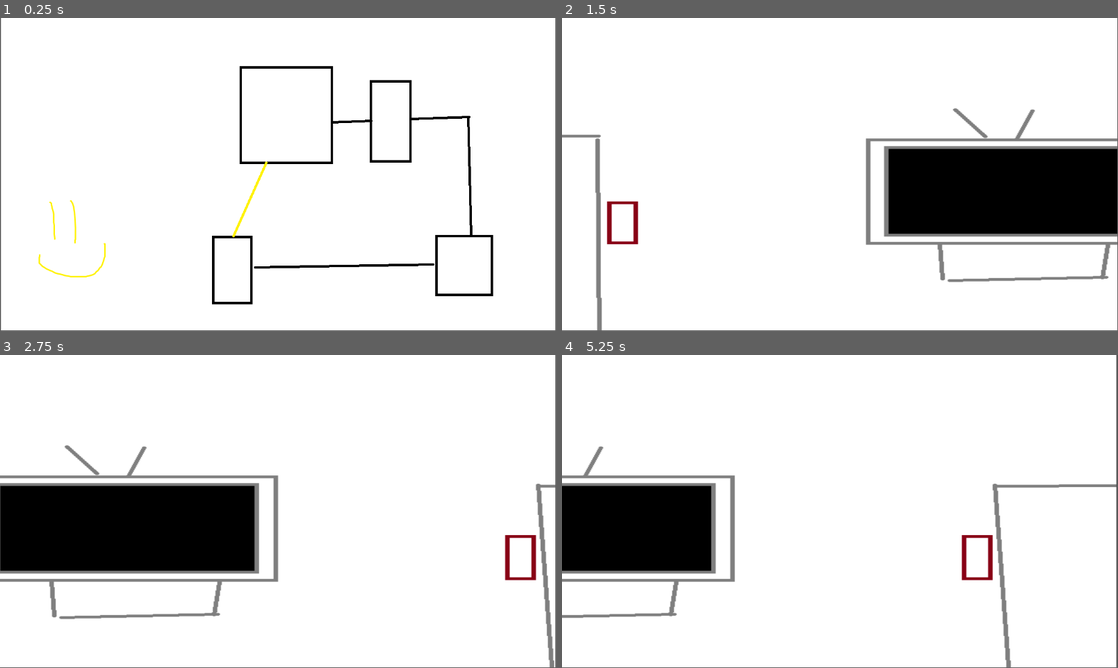
Above: before the commit, frames 1-4 (two rows, left to right).
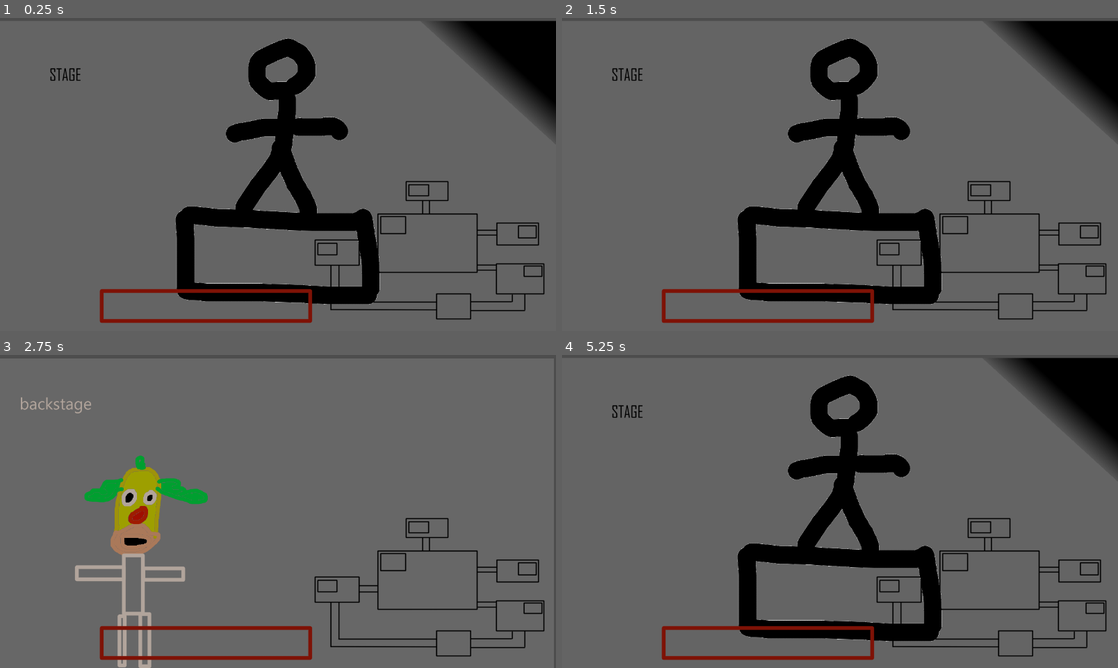
Above: after the commit, the same moments.

Repository: hcmack/FNAFClone
Game: Godot game, scene res://scenes/cameras.tscn
The game is run twice, just before and just after one commit, with the same random seed, the same clock (stepped at 60 frames per second) and the same inputs. This scene is started directly instead of the project's main scene. The engine's default icon, where the game draws it, is replaced by a stand-in: a white triangle on a blue panel in a dark square.
Inputs (mouse positions are in pixels of both pictures, inside the frame that each line leads up to):
- Up to frame 1 (0.25 s): no input
- Up to frame 2 (1.5 s): click (628, 243) at 0.52 s; click (956, 224) at 1.27 s
- Up to frame 3 (2.75 s): click (417, 527) at 2.02 s
- Up to frame 4 (5.25 s): click (1095, 608) at 2.77 s; click (1090, 567) at 3.52 s; click (890, 586) at 4.27 s; click (956, 561) at 5.02 s
In our replay, the window is 799x449 before the commit and 800x450 after it. These sizes can differ from the game's own. Grey fills any space a smaller window leaves; there, only what the larger window draws over its background counts as a difference.

The runs differ from the first frame. In frame 1, 99% of the frame differs, in the area x 0-100%, y 0-100%; in frame 2, 99%; in frame 3, 98%; in frame 4, 99%.

Commit message:
Implemented Camera System

Diff:
--- /dev/null
+++ b/krustyland/camerabutton.gd
@@ -0,0 +1,6 @@
+extends TextureButton
+
+@export var cam_name: String
+
+func _pressed():
+	get_tree().current_scene.switch_camera(cam_name)
--- a/krustyland/project.godot
+++ b/krustyland/project.godot
@@ -19,6 +19,11 @@
 
 Scenemanager="*res://scripts/scenemanager.gd"
 
+[display]
+
+window/size/viewport_width=1280
+window/size/viewport_height=720
+
 [rendering]
 
 renderer/rendering_method="gl_compatibility"
--- a/krustyland/scenes/cameras.tscn
+++ b/krustyland/scenes/cameras.tscn
@@ -1,57 +1,109 @@
-[gd_scene load_steps=3 format=3 uid="uid://b7ksjomu8b5w3"]
+[gd_scene load_steps=10 format=3 uid="uid://b7ksjomu8b5w3"]
 
-[ext_resource type="Texture2D" uid="uid://j6rnu76xfjj1" path="res://assets/cameraplaceholder.png" id="1_h5uep"]
+[ext_resource type="Script" uid="uid://ig1mded31ymf" path="res://scripts/cameramanager.gd" id="1_oxqm8"]
+[ext_resource type="Texture2D" uid="uid://oi8eu1tmguqa" path="res://assets/StagePlaceholder.png" id="2_m56dj"]
+[ext_resource type="Texture2D" uid="uid://cb1g1d3ukb181" path="res://assets/UICameraLayer.png" id="2_n25nf"]
 [ext_resource type="Script" uid="uid://blxua6w3dsvux" path="res://scripts/onHover.gd" id="2_or487"]
+[ext_resource type="Texture2D" uid="uid://c8c8887s1gjhf" path="res://assets/PlayplacePlaceholer.png" id="3_oxqm8"]
+[ext_resource type="Texture2D" uid="uid://bl1xlappdhheb" path="res://assets/BackstagePlaceholder.png" id="4_wvj20"]
+[ext_resource type="Texture2D" uid="uid://bcm7xyjab2i8r" path="res://assets/RidePlaceholder.png" id="5_emtye"]
+[ext_resource type="Texture2D" uid="uid://bg7dttwfxe0vc" path="res://assets/KitchenPlaceholder.png" id="6_vxmxo"]
+[ext_resource type="Script" uid="uid://cc38idkjaw5ry" path="res://camerabutton.gd" id="7_wvj20"]
 
 [node name="root" type="Node2D"]
-
-[node name="Cameraplaceholder" type="Sprite2D" parent="."]
-position = Vector2(2, 0)
-texture = ExtResource("1_h5uep")
-
-[node name="Camera2D" type="Camera2D" parent="."]
-
-[node name="backToOffice" type="TextureButton" parent="."]
-offset_left = -527.0
-offset_top = 63.0
-offset_right = -350.0
-offset_bottom = 229.0
-script = ExtResource("2_or487")
-scene_path = "res://scenes/office.tscn"
+script = ExtResource("1_oxqm8")
 
 [node name="StageCam" type="Node2D" parent="."]
 
-[node name="LeftHallCam" type="Node2D" parent="."]
+[node name="StagePlaceholder" type="Sprite2D" parent="StageCam"]
+position = Vector2(640, 367)
+texture = ExtResource("2_m56dj")
 
-[node name="RightHallCam" type="Node2D" parent="."]
+[node name="PlayroomCam" type="Node2D" parent="."]
+
+[node name="PlayplacePlaceholer" type="Sprite2D" parent="PlayroomCam"]
+position = Vector2(637, 359)
+texture = ExtResource("3_oxqm8")
+
+[node name="BackroomCam" type="Node2D" parent="."]
+
+[node name="BackstagePlaceholder" type="Sprite2D" parent="BackroomCam"]
+position = Vector2(635, 368)
+texture = ExtResource("4_wvj20")
 
 [node name="RideCam" type="Node2D" parent="."]
 
+[node name="RidePlaceholder" type="Sprite2D" parent="RideCam"]
+position = Vector2(635, 366)
+texture = ExtResource("5_emtye")
+
 [node name="BurgerCam" type="Node2D" parent="."]
+
+[node name="KitchenPlaceholder" type="Sprite2D" parent="BurgerCam"]
+position = Vector2(644, 366)
+texture = ExtResource("6_vxmxo")
 
 [node name="UIElements" type="CanvasLayer" parent="."]
 
 [node name="StageCam" type="TextureButton" parent="UIElements"]
-offset_right = 40.0
-offset_bottom = 40.0
+offset_left = 877.0
+offset_top = 458.0
+offset_right = 933.0
+offset_bottom = 498.0
+script = ExtResource("7_wvj20")
+cam_name = "StageCam"
+metadata/_edit_use_anchors_ = true
 
-[node name="LHallCam" type="TextureButton" parent="UIElements"]
-offset_right = 40.0
-offset_bottom = 40.0
+[node name="BackroomCam" type="TextureButton" parent="UIElements"]
+offset_left = 943.0
+offset_top = 384.0
+offset_right = 986.0
+offset_bottom = 409.0
+script = ExtResource("7_wvj20")
+cam_name = "BackroomCam"
+metadata/_edit_use_anchors_ = true
 
-[node name="RHallCam" type="TextureButton" parent="UIElements"]
-offset_right = 40.0
-offset_bottom = 40.0
+[node name="PlayroomCam" type="TextureButton" parent="UIElements"]
+offset_left = 1207.0
+offset_top = 571.0
+offset_right = 1247.0
+offset_bottom = 595.0
+script = ExtResource("7_wvj20")
+cam_name = "PlayroomCam"
+metadata/_edit_use_anchors_ = true
 
 [node name="RideCam" type="TextureButton" parent="UIElements"]
-offset_right = 40.0
-offset_bottom = 40.0
+offset_left = 1193.0
+offset_top = 478.0
+offset_right = 1237.0
+offset_bottom = 506.0
+script = ExtResource("7_wvj20")
+cam_name = "RideCam"
+metadata/_edit_use_anchors_ = true
 
 [node name="BurgerCam" type="TextureButton" parent="UIElements"]
-offset_right = 40.0
-offset_bottom = 40.0
+offset_left = 730.0
+offset_top = 518.0
+offset_right = 779.0
+offset_bottom = 546.0
+script = ExtResource("7_wvj20")
+cam_name = "BurgerCam"
+metadata/_edit_use_anchors_ = true
 
 [node name="backToOffice" type="TextureButton" parent="UIElements"]
-offset_right = 40.0
-offset_bottom = 40.0
+anchors_preset = -1
+anchor_left = -0.128
+anchor_top = 0.41700003
+anchor_right = -0.128
+anchor_bottom = 0.41700003
+offset_left = 394.84003
+offset_top = 326.75998
+offset_right = 878.84
+offset_bottom = 395.75998
 script = ExtResource("2_or487")
+scene_path = "res://scenes/office.tscn"
+metadata/_edit_use_anchors_ = true
+
+[node name="UiCameraLayer" type="Sprite2D" parent="UIElements"]
+position = Vector2(637, 361)
+texture = ExtResource("2_n25nf")
--- a/krustyland/scenes/office.tscn
+++ b/krustyland/scenes/office.tscn
@@ -1,12 +1,12 @@
 [gd_scene load_steps=6 format=3 uid="uid://jv2qlteswexp"]
 
 [ext_resource type="Script" uid="uid://dqsisuvyxo6q8" path="res://scripts/camera.gd" id="1_n0wcf"]
-[ext_resource type="Texture2D" uid="uid://cj02qy6wy267k" path="res://assets/officeplaceholder.png" id="2_jwaux"]
-[ext_resource type="Texture2D" uid="uid://dmh8d4yn6r7ke" path="res://icon.svg" id="3_7jj4f"]
+[ext_resource type="Texture2D" uid="uid://c7nbhlihhjytk" path="res://assets/button.png" id="3_jwaux"]
 [ext_resource type="Script" uid="uid://blxua6w3dsvux" path="res://scripts/onHover.gd" id="4_7jj4f"]
+[ext_resource type="Texture2D" uid="uid://5s1gu7wx0e81" path="res://assets/OfficePlaceholder2.png" id="4_qphb6"]
 
 [sub_resource type="RectangleShape2D" id="RectangleShape2D_n0wcf"]
-size = Vector2(2167, 742)
+size = Vector2(1500, 719)
 
 [node name="root" type="Node2D"]
 
@@ -15,23 +15,24 @@
 boundary_area = NodePath("../officeBounds")
 follow_speed = 2.0
 
-[node name="Officeplaceholder" type="Sprite2D" parent="."]
-position = Vector2(662, 265)
-scale = Vector2(1.8836806, 1.1358025)
-texture = ExtResource("2_jwaux")
-offset = Vector2(-353.4942, -225.3913)
-
 [node name="officeBounds" type="Area2D" parent="."]
 
 [node name="CollisionShape2D" type="CollisionShape2D" parent="officeBounds"]
-position = Vector2(-5.5, 10)
+position = Vector2(-1, -7.5)
 shape = SubResource("RectangleShape2D_n0wcf")
 
-[node name="TextureButton" type="TextureButton" parent="."]
-offset_left = -211.0
-offset_top = 279.0
-offset_right = 211.0
-offset_bottom = 353.0
-action_mode = 0
-texture_hover = ExtResource("3_7jj4f")
+[node name="OfficePlaceholder2" type="Sprite2D" parent="."]
+texture = ExtResource("4_qphb6")
+
+[node name="CanvasLayer" type="CanvasLayer" parent="."]
+
+[node name="TextureButton" type="TextureButton" parent="CanvasLayer"]
+anchors_preset = -1
+anchor_top = 0.5
+anchor_bottom = 0.5
+offset_left = -134.0
+offset_top = -141.0
+offset_right = 122.0
+offset_bottom = 115.0
+texture_normal = ExtResource("3_jwaux")
 script = ExtResource("4_7jj4f")
--- a/krustyland/scripts/cameramanager.gd
+++ b/krustyland/scripts/cameramanager.gd
@@ -1,20 +1,18 @@
 extends Node2D
 
-# The currently active camera node
 var current_cam: Node2D = null
 
 func _ready():
-	# Optionally start in OfficeCam
 	switch_camera("StageCam")
 
-# Switch camera by Node2D name
 func switch_camera(cam_name: String):
-	# Hide all cameras
+
+	# Hide all camera areas (exclude UIElements)
 	for child in get_children():
-		if child is Node2D and child.name != "UI":
+		if child is Node2D and child.name != "UIElements":
 			child.visible = false
 
-	# Show selected camera
+	# Show selected one
 	var cam = get_node_or_null(cam_name)
 	if cam:
 		cam.visible = true
--- a/krustyland/scripts/onHover.gd
+++ b/krustyland/scripts/onHover.gd
@@ -2,14 +2,15 @@
 
 @export var scene_path: String = "res://scenes/cameras.tscn"
 
+var can_switch := false
+
 func _ready():
-	# Connect signals to local methods using Callables
-	self.mouse_entered.connect(_on_mouse_entered)
-	self.mouse_exited.connect(_on_mouse_exited)
+	mouse_entered.connect(_on_mouse_entered)
+
+	# Small delay before enabling hover
+	await get_tree().create_timer(0.2).timeout
+	can_switch = true
 
 func _on_mouse_entered():
-	if scene_path != "":
+	if can_switch and scene_path != "":
 		Scenemanager.change_scene(scene_path)
-
-func _on_mouse_exited():
-	pass
--- a/krustyland/scripts/scenemanager.gd
+++ b/krustyland/scripts/scenemanager.gd
@@ -1,20 +1,5 @@
 extends Node
 
-var current_scene: Node = null
-
 func change_scene(scene_path: String):
-	# Free old scene if it exists
-	if current_scene:
-		current_scene.queue_free()
-
-	# Free the current scene in the tree if it exists
-	var old_scene = get_tree().get_current_scene()
-	if old_scene:
-		old_scene.queue_free()
-
-	# Load the new scene
-	current_scene = load(scene_path).instantiate()
-
-	# Set it as the main current scene
-	get_tree().set_current_scene(current_scene)
-	get_tree().root.add_child(current_scene)
+	get_tree().change_scene_to_file(scene_path)
+	print(scene_path)
Binary file added: krustyland/assets/BackstagePlaceholder.png
Not shown, added: krustyland/assets/BackstagePlaceholder.png.import
Binary file added: krustyland/assets/KitchenPlaceholder.png
Not shown, added: krustyland/assets/KitchenPlaceholder.png.import
Binary file added: krustyland/assets/OfficePlaceholder2.png
Not shown, added: krustyland/assets/OfficePlaceholder2.png.import
Binary file added: krustyland/assets/PlayplacePlaceholer.png
Not shown, added: krustyland/assets/PlayplacePlaceholer.png.import
Binary file added: krustyland/assets/RidePlaceholder.png
Not shown, added: krustyland/assets/RidePlaceholder.png.import
Binary file added: krustyland/assets/StagePlaceholder.png
Not shown, added: krustyland/assets/StagePlaceholder.png.import
(and 16 more such lines)
